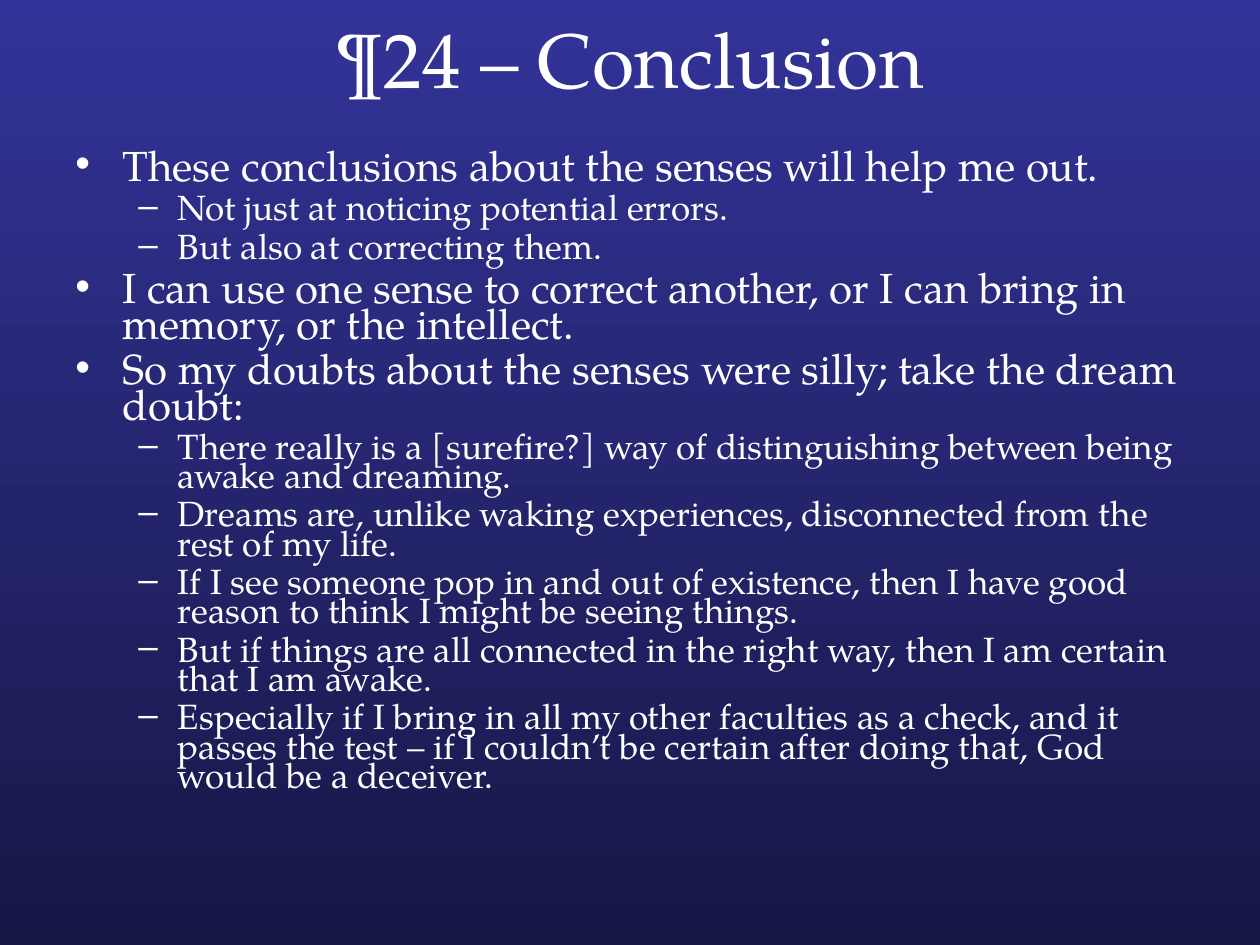
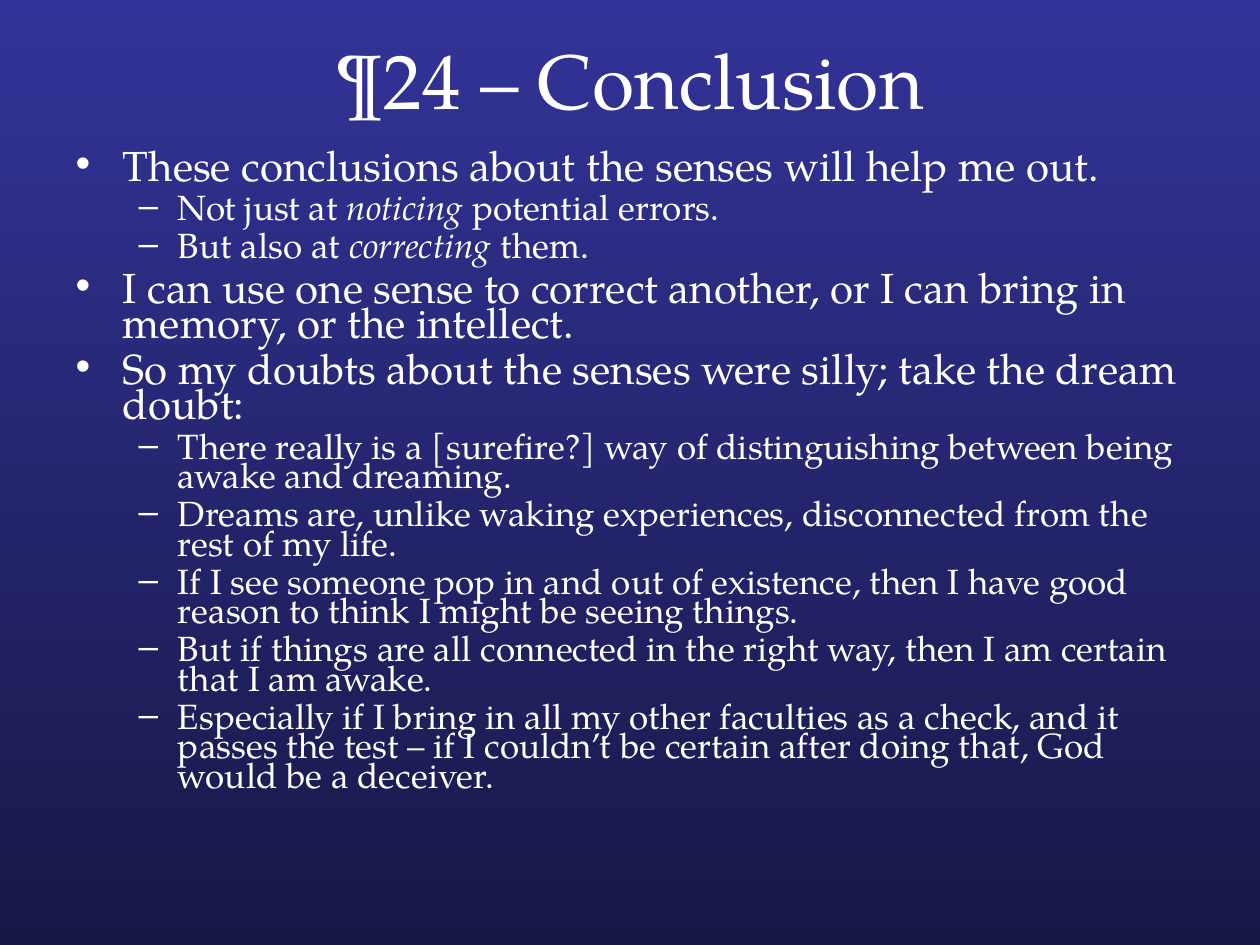
Before and after one commit to colemitchell/colemitchell.github.io, a slide deck: slide 27 of PHIL2220/Med VI.ppt. Drawn at 1260x945 pixels with LibreOffice and Linux fonts; fonts in the diff are those of the drawing. Boxes give left, top, right and bottom in pixels: in the first picture for what was removed or moved away, otherwise in the second. Text is boxed around its words. In the diff, an @@ line names an element or a change of style, - is before the commit and + after.

```diff
--- a/PHIL2220/Med VI.ppt
+++ b/PHIL2220/Med VI.ppt
@@ background gradient #333399 to #171746 to gradient #333399 to #181847 @@
@@ title "¶24 – Conclusion": place and size @@
-title "¶24 – Conclusion" at box(335, 32, 924, 100)
+title "¶24 – Conclusion" at box(335, 53, 924, 121)
@@ text at box(178, 194, 719, 268): italic on in "noticing", "correcting" @@
```
Also in this commit, not shown: 26 other slides changed, 1 other file.
